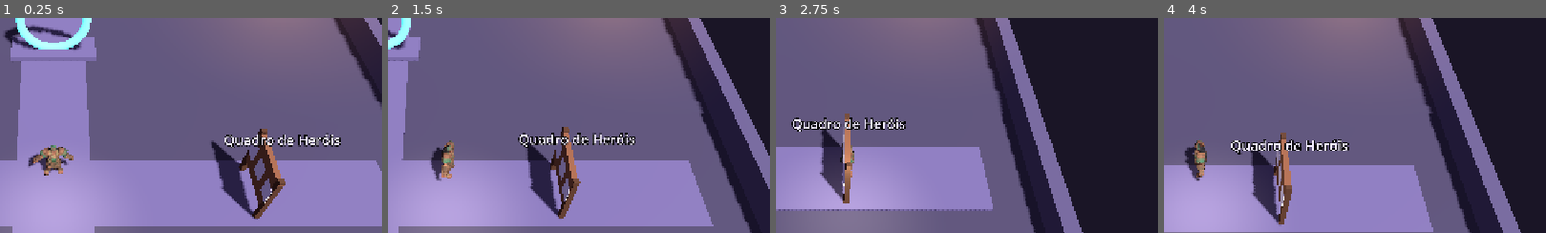
Above: before the commit, frames 1-4 (left to right).
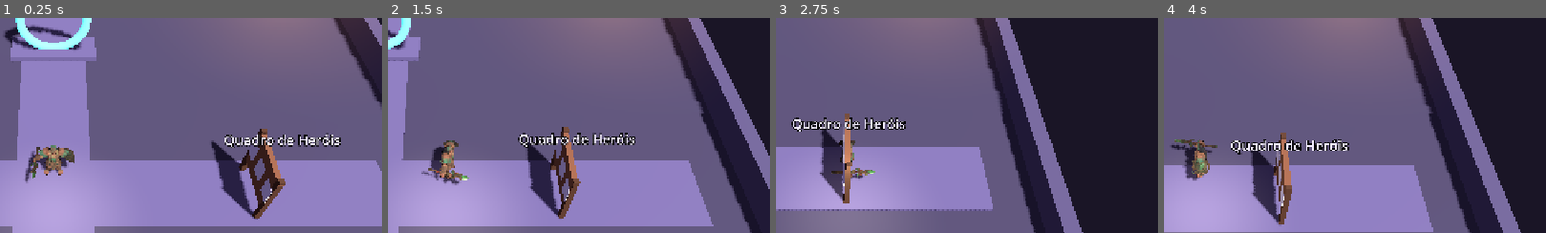
Above: after the commit, the same moments.

Repository: amazingmko/jogo-masmorra
Game: Godot game, scene res://game/scenes/hub.tscn
Two runs of this game, one before a commit and one after it. Both use one fixed random seed, a clock stepped at 60 frames per second and the inputs below.
Inputs (mouse positions are % of the whole screen's width and height, from its top left):
- Up to frame 1 (0.25 s): no input
- Up to frame 2 (1.5 s): tap Enter at 0.5 s; move the mouse to (72, 45) at 0.52 s; hold D (move_right) 0.53-1.25 s; hold Space (attack) 0.53-1.25 s; click (72, 45) at 0.67 s; tap Q (form) at 0.8 s; drag from (30, 55) to (45, 70) at 1.27 s
- Up to frame 3 (2.75 s): move the mouse to (60, 28) at 2.02 s; hold D (move_right) from 2.03 s (still down); hold Space (attack) from 2.03 s (still down); tap J at 2.1 s
- Up to frame 4 (4 s): release D (move_right) at 2.75 s; release Space (attack) at 2.75 s; drag from (45, 70) to (20, 35) at 2.77 s; move the mouse to (80, 65) at 3.52 s; hold A (move_left) from 3.53 s (still down); tap Q (form) at 3.6 s; tap J at 3.8 s
The pictures show only the part of the screen within x 43-93%, y 13-63%; the shares and areas given below are measured in that part.

The runs differ from the first frame. In frame 1, 0.7% of the frame differs, in the area x 6-20%, y 60-77%; in frame 2, 0.6%; in frame 3, 0.3%; in frame 4, 0.7%, in the area x 2-14%, y 56-76%.

Commit message:
Icamiaba com lança e escudo e animações do Mixamo (combo de 3 golpes, bloqueio, impacto, morte)
Co-Authored-By: Claude Opus 5.5 <noreply@anthropic.com>
Claude-Session: https://claude.ai/code/session_01PxMUCP3EAMS7xMChCMNJhW

Diff:
--- a/game/scripts/gameplay/hero_animator.gd
+++ b/game/scripts/gameplay/hero_animator.gd
@@ -5,12 +5,14 @@
 ##  - tronco: golpes (em sequência, como combo) e "tomar dano" por cima das pernas,
 ##    assim o herói não desliza quando ataca ou apanha andando;
 ##  - morte: o corpo inteiro.
-## Nomes esperados no GLB (ver tools/prep_anim.mjs): idle, walk, run, ataque1..N, dano, morte.
+## Nomes esperados no GLB (ver tools/mixamo_merge.mjs): idle, walk, run, ataque1..N, dano, bloqueio, morte.
 ## Parado, os golpes usam o corpo inteiro (passo de ataque); andando, só o tronco.
 
 const BLEND := 0.15
-const RUN_SPEED := 3.4    # m/s em que a corrida do modelo casa com o chão
-const WALK_SPEED := 0.95
+const RUN_SPEED := 3.3    # m/s em que a corrida do modelo (Mixamo) casa com o chão
+const WALK_SPEED := 1.2
+const ATTACK_SPEED := 1.6  # os golpes do Mixamo duram ~1,5 s; aqui tocam mais rápidos, sem perder o desenho
+const ATTACK_MIN_GAP := 0.42  # um golpe só é trocado pelo próximo depois de mostrar o impacto
 const COMBO_RESET := 1.1  # segundos sem atacar e o combo volta ao primeiro golpe
 ## Partes do esqueleto (Mixamo) que pertencem ao tronco.
 const UPPER := ["Spine", "Neck", "Head", "Shoulder", "Arm", "Hand"]
@@ -23,6 +25,7 @@
 var _since_attack := 99.0
 var _loco := ""
 var _dead := false
+var _since_fire := 99.0
 
 
 ## Prepara o modelo. Devolve false se ele não tiver animações (o herói usa o balanço simples).
@@ -69,8 +72,9 @@
 	var acts := AnimationNodeTransition.new()
 	acts.xfade_time = 0.0
 	var act_names := _attacks.duplicate()
-	if _anim.has_animation("dano"):
-		act_names.append("dano")
+	for extra in ["dano", "bloqueio"]:
+		if _anim.has_animation(extra):
+			act_names.append(extra)
 	if act_names.is_empty():
 		act_names.append("idle")
 	for k in act_names.size():
@@ -140,6 +144,7 @@
 	if _tree == null or _dead:
 		return
 	_since_attack += delta
+	_since_fire += delta
 	if ground_speed > move_speed * 0.45:
 		_set_loco("run", clampf(ground_speed / RUN_SPEED, 0.7, 1.8))
 	elif ground_speed > 0.15:
@@ -154,16 +159,21 @@
 	_tree.set("parameters/acts/transition_request", anim_name)
 	_tree.set("parameters/act_ts/scale", length / maxf(duration, 0.1))
 	_tree.set("parameters/act/request", AnimationNodeOneShot.ONE_SHOT_REQUEST_FIRE)
+	_since_fire = 0.0
 
 
 ## Um golpe: avança no combo (golpe 1, 2, 3...) e volta ao início se ficar um tempo sem atacar.
-func attack(duration: float, moving: bool) -> void:
+## O ritmo do desenho é próprio: se o golpe anterior ainda não mostrou o impacto, ele continua.
+func attack(moving: bool) -> void:
 	if _tree == null or _dead or _attacks.is_empty():
 		return
 	if _since_attack > COMBO_RESET:
 		_combo = 0
 	_since_attack = 0.0
-	_fire(_attacks[_combo % _attacks.size()], duration, moving)
+	if is_acting() and _since_fire < ATTACK_MIN_GAP:
+		return
+	var anim_name := _attacks[_combo % _attacks.size()]
+	_fire(anim_name, _anim.get_animation(anim_name).length / ATTACK_SPEED, moving)
 	_combo += 1
 
 
@@ -171,11 +181,15 @@
 	return _tree != null and bool(_tree.get("parameters/act/active"))
 
 
-## Tomar dano: só o tronco reage (nunca trava as pernas) e não interrompe um golpe.
-func hurt() -> void:
-	if _tree == null or _dead or not _anim.has_animation("dano") or is_acting():
-		return
-	_fire("dano", 0.5, true)
+## Atingido: parado, levanta o escudo (corpo todo); andando, só o tronco recua (as pernas seguem).
+## Nunca interrompe um golpe.
+func hurt(moving: bool) -> void:
+	if _tree == null or _dead or is_acting():
+		return
+	if not moving and _anim.has_animation("bloqueio"):
+		_fire("bloqueio", 0.55, false)
+	elif _anim.has_animation("dano"):
+		_fire("dano", 0.5, true)
 
 
 func die() -> void:
--- /dev/null
+++ b/game/scripts/gameplay/hero_gear.gd
@@ -0,0 +1,82 @@
+class_name HeroGear
+extends RefCounted
+## Prende a arma e o escudo nos ossos da mão/antebraço do modelo do herói (esqueleto Mixamo).
+## As armas são modelos separados (game/art/armas), para poderem mudar com o equipamento fabricado.
+##
+## Por arma:
+##   bone    osso onde prende
+##   offset  posição em metros no espaço do osso (Y do osso aponta para os dedos / para a mão)
+##   basis   para onde vão os eixos X, Y, Z do modelo da arma, no espaço do osso
+##   size    tamanho final (metros) do maior lado do modelo
+##   grip    ponto do modelo da arma (nas unidades do arquivo) que fica no offset
+
+const GEAR := {
+	&"icamiaba": [
+		{  # lança: ponta (lado -X do modelo) para a frente da mão
+			"scene": "res://game/art/armas/lanca_icamiaba.glb",
+			"bone": "mixamorig_RightHand",
+			"offset": Vector3(0.0, 0.085, 0.02),
+			"basis": Basis(Vector3(-1, 0, 0), Vector3(0, 1, 0), Vector3(0, 0, -1)),
+			"size": 1.7,
+			"grip": Vector3(0.12, 0.1, 0.0),
+		},
+		{  # escudo: preso por fora do antebraço esquerdo, frente (+Z do modelo) para fora
+			"scene": "res://game/art/armas/escudo_icamiaba.glb",
+			"bone": "mixamorig_LeftForeArm",
+			"offset": Vector3(0.0, 0.14, -0.07),
+			"basis": Basis(Vector3(0, 1, 0), Vector3(1, 0, 0), Vector3(0, 0, -1)),
+			"size": 0.7,
+			"grip": Vector3(0.0, 0.49, -0.1),
+		},
+	],
+}
+
+
+## Prende as peças do herói no modelo. Devolve os nós criados (para trocar depois).
+static func attach(model: Node, hero_id: StringName) -> Array[Node3D]:
+	var made: Array[Node3D] = []
+	if not GEAR.has(hero_id):
+		return made
+	var found := model.find_children("*", "Skeleton3D", true, false)
+	if found.is_empty():
+		return made
+	var skeleton: Skeleton3D = found[0]
+	# O esqueleto do Mixamo vem dentro de um nó com escala 100 (centímetros); o "mount" desfaz isso.
+	var inherited := skeleton.transform.basis.get_scale().x
+	var p := skeleton.get_parent()
+	while p is Node3D:
+		inherited *= (p as Node3D).scale.x
+		if p == model:
+			break
+		p = p.get_parent()
+	for piece in GEAR[hero_id]:
+		if not ResourceLoader.exists(piece.scene) or skeleton.find_bone(piece.bone) < 0:
+			continue
+		var holder := BoneAttachment3D.new()
+		holder.name = "Gear_" + String(piece.bone)
+		holder.bone_name = piece.bone
+		skeleton.add_child(holder)
+		var mount := Node3D.new()
+		mount.scale = Vector3.ONE / inherited
+		holder.add_child(mount)
+		var item: Node3D = load(piece.scene).instantiate()
+		var aabb := _aabb(item)
+		var k: float = piece.size / maxf(aabb.get_longest_axis_size(), 0.001)
+		var b: Basis = piece.basis
+		item.transform = Transform3D(b.scaled_local(Vector3.ONE * k), piece.offset - b * (piece.grip * k))
+		mount.add_child(item)
+		made.append(holder)
+	return made
+
+
+static func _aabb(node: Node) -> AABB:
+	var box := AABB()
+	var first := true
+	for mi in node.find_children("*", "MeshInstance3D", true, false):
+		var m := (mi as MeshInstance3D)
+		if m.mesh == null:
+			continue
+		var b := m.transform * m.mesh.get_aabb()
+		box = b if first else box.merge(b)
+		first = false
+	return box
--- a/game/scripts/gameplay/player.gd
+++ b/game/scripts/gameplay/player.gd
@@ -252,7 +252,7 @@
 func _attack() -> void:
 	_lunge = 1.0
 	if _animator:
-		_animator.attack(clampf(weapon_stats.cooldown() * 0.95, 0.4, 0.9), _ground_speed() > 0.15)
+		_animator.attack(_ground_speed() > 0.15)
 	if weapon_stats.is_ranged():
 		var projectile := Projectile.create(_facing, weapon_stats, hero.element, crit_chance, _rng)
 		get_parent().add_child(projectile)
@@ -282,7 +282,7 @@
 	Fx.flash(_material, _base_color, Color("ff4d4d"))
 	_flash_model()
 	if _animator and not health.is_dead:
-		_animator.hurt()
+		_animator.hurt(_ground_speed() > 0.15)
 	Fx.damage_number(get_parent(), global_position + Vector3(0, 2.0, 0), amount, false, Color("ff6b6b"))
 
 
@@ -442,6 +442,7 @@
 		_fill_light.light_color = Color("fff1dc")
 		_fill_light.shadow_enabled = false
 		add_child(_fill_light)
+	HeroGear.attach(_model, new_hero.id)
 	_collect_meshes(_model)
 	var animator := HeroAnimator.new()
 	add_child(animator)
--- a/tests/shot_anims.gd
+++ b/tests/shot_anims.gd
@@ -6,6 +6,7 @@
 var _f := 0
 var _model := ""
 var _shot := ""
+var _hero := &""
 var _anim: AnimationPlayer
 var _jobs: Array = []
 
@@ -14,6 +15,8 @@
 	for arg in OS.get_cmdline_user_args():
 		if arg.begins_with("model="):
 			_model = arg.trim_prefix("model=")
+		elif arg.begins_with("hero="):
+			_hero = StringName(arg.trim_prefix("hero="))
 		elif arg.begins_with("shot="):
 			_shot = arg.trim_prefix("shot=")
 	var root3d := Node3D.new()
@@ -30,6 +33,8 @@
 	root3d.add_child(sun)
 	var model: Node3D = load(_model).instantiate()
 	root3d.add_child(model)
+	if _hero != &"":
+		HeroGear.attach(model, _hero)
 	_anim = model.find_children("*", "AnimationPlayer", true, false)[0]
 	var cam := Camera3D.new()
 	root3d.add_child(cam)
Binary file added: arte/animacoes/icamiaba/andar.fbm/icamiaba.png
Binary file added: arte/animacoes/icamiaba/bloquear.fbm/icamiaba.png
Binary file added: arte/animacoes/icamiaba/corrida.fbm/icamiaba.png
Binary file added: arte/animacoes/icamiaba/golpe1.fbm/icamiaba.png
Binary file added: arte/animacoes/icamiaba/golpe2.fbm/icamiaba.png
Binary file added: arte/animacoes/icamiaba/golpe3.fbm/icamiaba.png
Binary file added: arte/animacoes/icamiaba/impacto.fbm/icamiaba.png
Binary file added: arte/animacoes/icamiaba/morte.fbm/icamiaba.png
Binary file added: arte/animacoes/icamiaba/parada.fbm/icamiaba.png
Binary file added: game/art/armas/escudo_icamiaba.glb
Not shown, added: game/art/armas/escudo_icamiaba.glb.import
Binary file added: game/art/armas/escudo_icamiaba_0.png
(and 12 more such lines)
